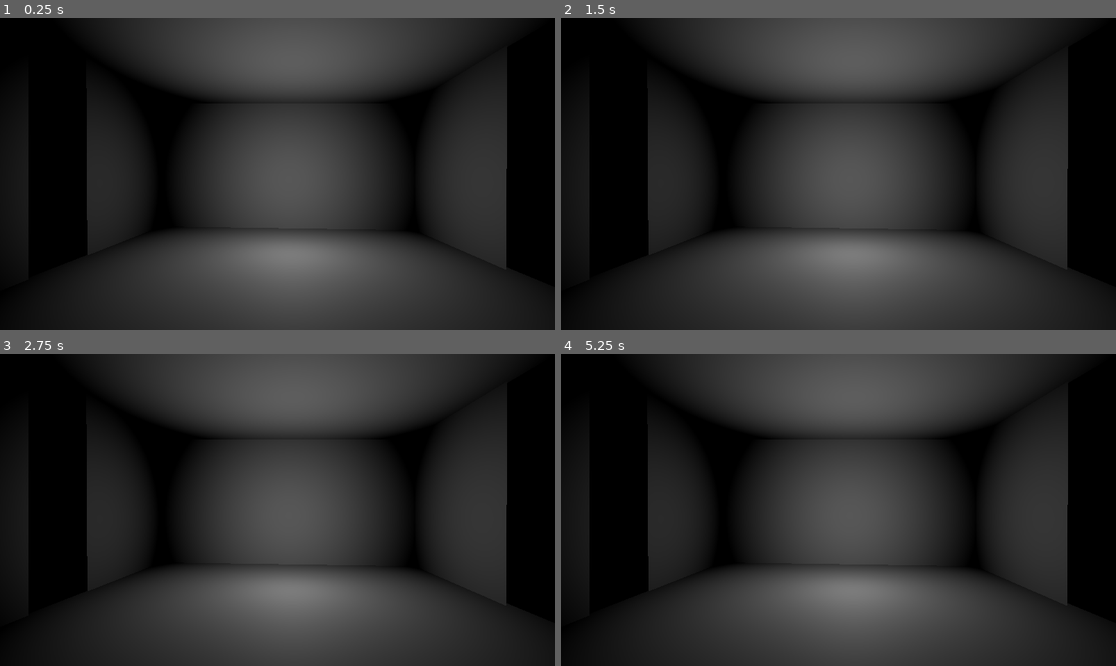
Above: before the commit, frames 1-4 (two rows, left to right).
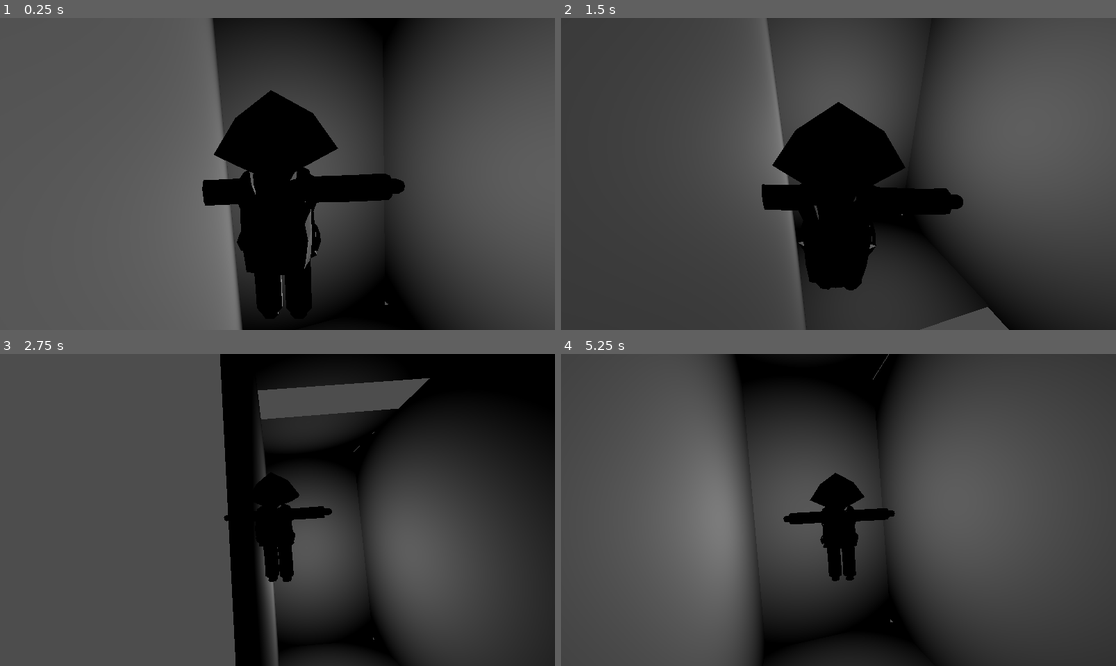
Above: after the commit, the same moments.

Repository: GuerrieraDellaLuna/Indya-Varyale
Game: Godot game, scene res://scenes/main.tscn
Two runs of this game, one before a commit and one after it. Both use one fixed random seed, a clock stepped at 60 frames per second and the inputs below.
Inputs (mouse positions are in pixels of both pictures, inside the frame that each line leads up to):
- Up to frame 1 (0.25 s): no input
- Up to frame 2 (1.5 s): tap Enter (ui_accept) at 0.5, 0.6, 0.77, 1.07, 1.35 s; move the mouse to (960, 158) at 0.52 s; hold D (right, bound only after the commit) 0.53-1.28 s; move the mouse to (727, 189) at 1.27 s; hold S (back, bound only after the commit) from 1.28 s (still down)
- Up to frame 3 (2.75 s): tap Enter (ui_accept) at 1.52, 1.82, 2.1 s; move the mouse to (333, 441) at 2.02 s; release S (back, bound only after the commit) at 2.03 s; hold D (right, bound only after the commit) from 2.03 s (still down)
- Up to frame 4 (5.25 s): tap Enter (ui_accept) at 2.75, 2.85, 3.02, 3.32, 3.6, 3.77, 4.07, 4.35, 4.52, 4.82, 5.1 s; move the mouse to (810, 572) at 2.77 s; release D (right, bound only after the commit) at 2.78 s; hold W (forward, bound only after the commit) 2.78-3.53 s; move the mouse to (1005, 556) at 3.52 s; hold A (left, bound only after the commit) 3.53-5.03 s; move the mouse to (672, 463) at 4.27 s; move the mouse to (866, 510) at 5.02 s; hold S (back, bound only after the commit) from 5.03 s (still down)

The runs differ from the first frame. In frame 1, 87% of the frame differs, in the area x 0-100%, y 0-100%; in frame 2, 74%; in frame 3, 70%; in frame 4, 80%.

Commit message:
added walk ability to character

Diff:
--- a/V1/project.godot
+++ b/V1/project.godot
@@ -14,3 +14,31 @@
 run/main_scene="res://scenes/main.tscn"
 config/features=PackedStringArray("4.2", "Forward Plus")
 config/icon="res://icon.svg"
+
+[input]
+
+forward={
+"deadzone": 0.5,
+"events": [Object(InputEventKey,"resource_local_to_scene":false,"resource_name":"","device":0,"window_id":0,"alt_pressed":false,"shift_pressed":false,"ctrl_pressed":false,"meta_pressed":false,"pressed":false,"keycode":0,"physical_keycode":87,"key_label":0,"unicode":0,"echo":false,"script":null)
+]
+}
+back={
+"deadzone": 0.5,
+"events": [Object(InputEventKey,"resource_local_to_scene":false,"resource_name":"","device":0,"window_id":0,"alt_pressed":false,"shift_pressed":false,"ctrl_pressed":false,"meta_pressed":false,"pressed":false,"keycode":0,"physical_keycode":83,"key_label":0,"unicode":0,"echo":false,"script":null)
+]
+}
+left={
+"deadzone": 0.5,
+"events": [Object(InputEventKey,"resource_local_to_scene":false,"resource_name":"","device":0,"window_id":0,"alt_pressed":false,"shift_pressed":false,"ctrl_pressed":false,"meta_pressed":false,"pressed":false,"keycode":0,"physical_keycode":65,"key_label":0,"unicode":0,"echo":false,"script":null)
+]
+}
+right={
+"deadzone": 0.5,
+"events": [Object(InputEventKey,"resource_local_to_scene":false,"resource_name":"","device":0,"window_id":0,"alt_pressed":false,"shift_pressed":false,"ctrl_pressed":false,"meta_pressed":false,"pressed":false,"keycode":0,"physical_keycode":68,"key_label":0,"unicode":0,"echo":false,"script":null)
+]
+}
+quit={
+"deadzone": 0.5,
+"events": [Object(InputEventKey,"resource_local_to_scene":false,"resource_name":"","device":0,"window_id":0,"alt_pressed":false,"shift_pressed":false,"ctrl_pressed":false,"meta_pressed":false,"pressed":false,"keycode":0,"physical_keycode":4194305,"key_label":0,"unicode":0,"echo":false,"script":null)
+]
+}
--- /dev/null
+++ b/V1/scenes/Player.gd
@@ -0,0 +1,46 @@
+extends CharacterBody3D
+
+
+const SPEED = 5.0
+const JUMP_VELOCITY = 4.5
+const ROTATION_SPEED = 12.0
+const MOUSE_SENSITIVITY = 0.0015
+
+# Get the gravity from the project settings to be synced with RigidBody nodes.
+var gravity = ProjectSettings.get_setting("physics/3d/default_gravity")
+
+@onready var spring_arm = $SpringArm3D
+@onready var model = $test_character
+
+
+
+func _physics_process(delta):
+	# Add the gravity.
+	if not is_on_floor():
+		velocity.y -= gravity * delta
+
+	# Handle jump.
+	if Input.is_action_just_pressed("ui_accept") and is_on_floor():
+		velocity.y = JUMP_VELOCITY
+
+	# Get the input direction and handle the movement/deceleration.
+	# As good practice, you should replace UI actions with custom gameplay actions.
+	var input_dir = Input.get_vector("left", "right", "forward", "back")
+	var direction = (transform.basis * Vector3(input_dir.x, 0, input_dir.y)).normalized()
+	direction = direction.rotated(Vector3.UP, spring_arm.rotation.x)
+	# Vector3(input_dir.x, 0, input_dir.y).rotated(Vector3.UP,spring_arm.rotation.x)
+	# (transform.basis * Vector3(input_dir.x, 0, input_dir.y)).normalized()
+	if direction:
+		velocity.x = direction.x * SPEED
+		velocity.z = direction.z * SPEED
+	else:
+		velocity.x = move_toward(velocity.x, 0, SPEED)
+		velocity.z = move_toward(velocity.z, 0, SPEED)
+
+	move_and_slide()
+
+func _unhandled_input(event):
+	if event is InputEventMouseMotion:
+		spring_arm.rotation.x -= event.relative.y * MOUSE_SENSITIVITY
+		spring_arm.rotation_degrees.x = clamp(spring_arm.rotation_degrees.x, -90.0, 30.0)
+		spring_arm.rotation.y -= event.relative.x * MOUSE_SENSITIVITY
--- a/V1/scenes/main.tscn
+++ b/V1/scenes/main.tscn
@@ -1,10 +1,12 @@
-[gd_scene load_steps=6 format=3 uid="uid://dllo3od5a6l7y"]
+[gd_scene load_steps=7 format=3 uid="uid://dllo3od5a6l7y"]
+
+[ext_resource type="PackedScene" uid="uid://dx6g0cq42d76v" path="res://scenes/player.tscn" id="1_8cynx"]
 
 [sub_resource type="BoxMesh" id="BoxMesh_fynqy"]
 size = Vector3(8, 8, 0.01)
 
-[sub_resource type="Environment" id="Environment_pfw1w"]
-background_mode = 1
+[sub_resource type="ConcavePolygonShape3D" id="ConcavePolygonShape3D_vcgib"]
+data = PackedVector3Array(-4, 4, 0.005, 4, 4, 0.005, -4, -4, 0.005, 4, 4, 0.005, 4, -4, 0.005, -4, -4, 0.005, 4, 4, -0.005, -4, 4, -0.005, 4, -4, -0.005, -4, 4, -0.005, -4, -4, -0.005, 4, -4, -0.005, 4, 4, 0.005, 4, 4, -0.005, 4, -4, 0.005, 4, 4, -0.005, 4, -4, -0.005, 4, -4, 0.005, -4, 4, -0.005, -4, 4, 0.005, -4, -4, -0.005, -4, 4, 0.005, -4, -4, 0.005, -4, -4, -0.005, 4, 4, 0.005, -4, 4, 0.005, 4, 4, -0.005, -4, 4, 0.005, -4, 4, -0.005, 4, 4, -0.005, -4, -4, 0.005, 4, -4, 0.005, -4, -4, -0.005, 4, -4, 0.005, 4, -4, -0.005, -4, -4, -0.005)
 
 [sub_resource type="BoxMesh" id="BoxMesh_hic7k"]
 size = Vector3(8, 4, 0.01)
@@ -22,12 +24,10 @@
 transform = Transform3D(0.118733, -0.0879648, 0.989022, -0.160675, -0.984642, -0.0682861, 0.979839, -0.150803, -0.131043, 0, 0, 0)
 mesh = SubResource("BoxMesh_fynqy")
 
-[node name="Camera3D" type="Camera3D" parent="."]
-transform = Transform3D(-0.0922543, -0.989286, -0.113145, -0.989481, 0.0783654, 0.121596, -0.111427, 0.123173, -0.98611, -2.12901, 0.811891, -4.16576)
-environment = SubResource("Environment_pfw1w")
-fov = 60.0
-near = 0.001
-far = 20.0
+[node name="StaticBody3D" type="StaticBody3D" parent="Floor"]
+
+[node name="CollisionShape3D" type="CollisionShape3D" parent="Floor/StaticBody3D"]
+shape = SubResource("ConcavePolygonShape3D_vcgib")
 
 [node name="Wall" type="Node3D" parent="."]
 transform = Transform3D(0.118733, -0.0879648, 0.989022, -0.160675, -0.984642, -0.068286, 0.979839, -0.150803, -0.131043, 0.229996, -0.0500894, 0.0120942)
@@ -59,3 +59,5 @@
 [node name="Roof" type="MeshInstance3D" parent="."]
 transform = Transform3D(0.117382, 0.989503, 0.0842687, -0.165457, -0.0641829, 0.984124, 0.979203, -0.129461, 0.156187, -3.93077, 0.361849, 0.528831)
 mesh = SubResource("PlaneMesh_cwjrm")
+
+[node name="CharacterBody3D" parent="." instance=ExtResource("1_8cynx")]
--- /dev/null
+++ b/V1/scenes/player.tscn
@@ -0,0 +1,24 @@
+[gd_scene load_steps=4 format=3 uid="uid://dx6g0cq42d76v"]
+
+[ext_resource type="Script" path="res://scenes/Player.gd" id="1_kchju"]
+[ext_resource type="PackedScene" uid="uid://dq8lv7s0pd7ai" path="res://test_character.glb" id="2_nhmml"]
+
+[sub_resource type="CapsuleShape3D" id="CapsuleShape3D_336gw"]
+
+[node name="CharacterBody3D" type="CharacterBody3D"]
+transform = Transform3D(-4.37114e-08, 0.999999, 0, -1, -4.37113e-08, 0, 0, 0, 1, -0.0325307, 0.0259087, 0.0459475)
+script = ExtResource("1_kchju")
+
+[node name="CollisionShape3D" type="CollisionShape3D" parent="."]
+transform = Transform3D(-0.00597169, -0.297386, 0.0390608, 0.299912, -0.00645589, -0.00330019, 0.00411202, 0.0389837, 0.297428, -0.19339, 0.0143224, 0.0253999)
+shape = SubResource("CapsuleShape3D_336gw")
+
+[node name="SpringArm3D" type="SpringArm3D" parent="."]
+transform = Transform3D(-0.035551, -0.96947, -0.242629, -0.993523, 0.00806174, 0.113363, -0.107946, 0.245088, -0.963475, -0.326821, 0.0242042, 0.0429247)
+margin = 0.1
+
+[node name="Camera3D" type="Camera3D" parent="SpringArm3D"]
+transform = Transform3D(1, -2.98023e-08, 2.38419e-07, 1.62981e-09, 1, 1.546e-07, -1.49012e-08, 1.86265e-09, 1, 0, 0, 0)
+
+[node name="test_character" parent="." instance=ExtResource("2_nhmml")]
+transform = Transform3D(0.0433312, -0.994697, -0.0932928, -0.162959, 0.0850929, -0.982958, 0.985683, 0.0577955, -0.158407, 0, 0, 0)
Binary file added: V1/test_character.glb
Not shown, added: V1/test_character.glb.import
Not shown, changed: .gitattributes
Not shown, added: .gitignore
